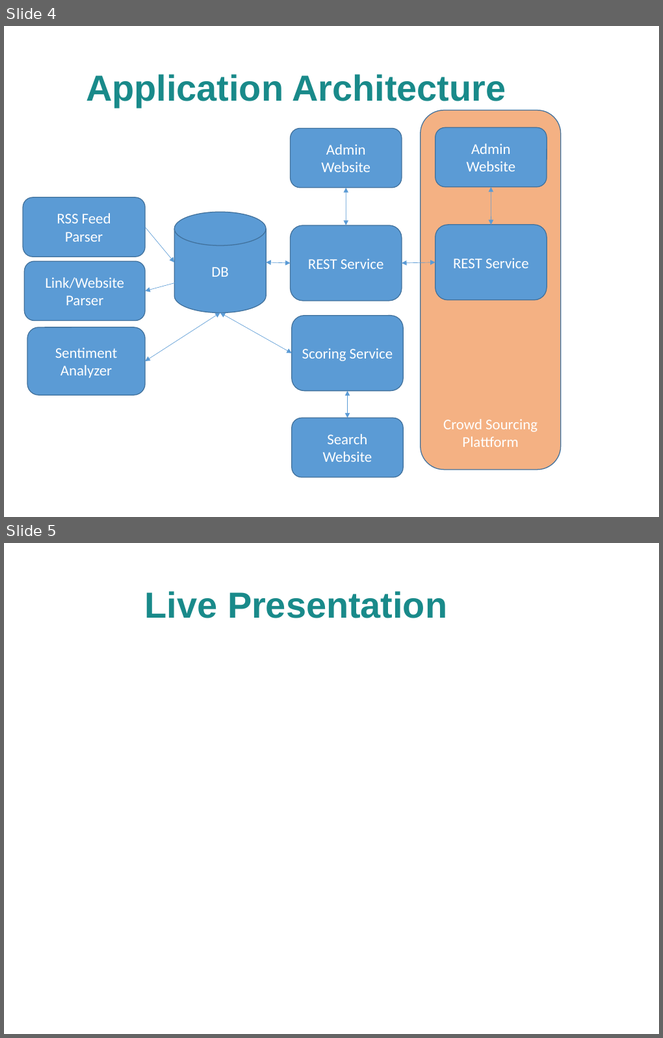
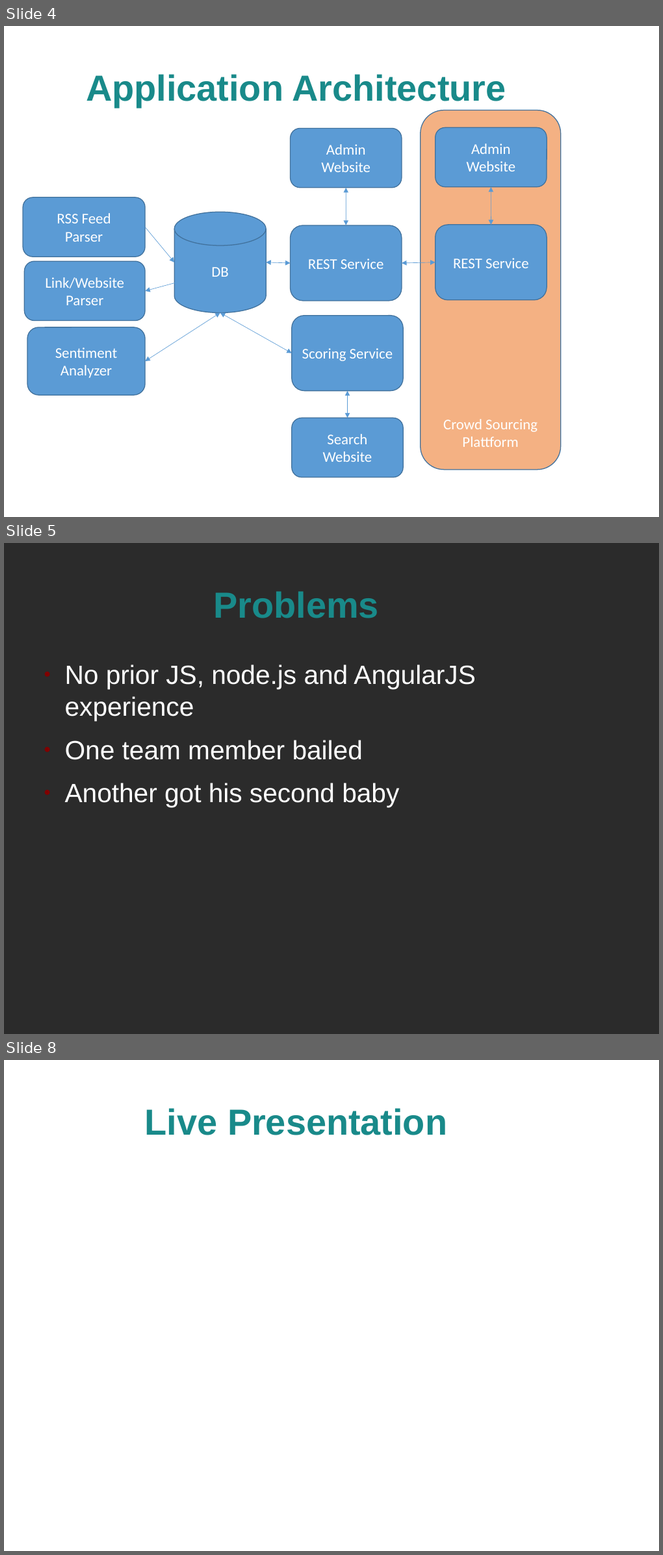
Before and after one commit to schlingel/aic_topic2_2013, a slide deck: presentation/final_presentation.odp. Shown one above the other, each under a label of ours: slides 4 and 5 before the commit, slides 4, 5 and 8 after it; the slides between them are not shown. The pictures are 663x1038 and 663x1555 pixels, drawn with LibreOffice and Linux fonts; fonts in the diff are those of the drawing; background and template pictures are left out; a plain dark background stands for a picture behind light text. Boxes give left, top, right and bottom in pixels: in the first picture for what was removed or moved away, otherwise in the second. Text is boxed around its words. In the diff, an @@ line names an element or a change of style, - is before the commit and + after.

Commit message:
Added some slides about problems / lessons learned.

```diff
--- a/presentation/final_presentation.odp
+++ b/presentation/final_presentation.odp
@@ slide 5 added at <box>4,543,659,1034</box>, background picture (left out) @@
@@ title added at <box>214,591,379,618</box>, 44 pt, text #198A8A, bold @@
+Problems
@@ text added at <box>65,665,475,808</box>, 32 pt, text #FFFFFF @@
+● No prior JS, node.js and AngularJS experience
+● One team member bailed
+● Another got his second baby
@@ what was slide 5 is now slide 8 @@
```
Also in this commit, not shown: 2 slides changed, 2 other slides added.
